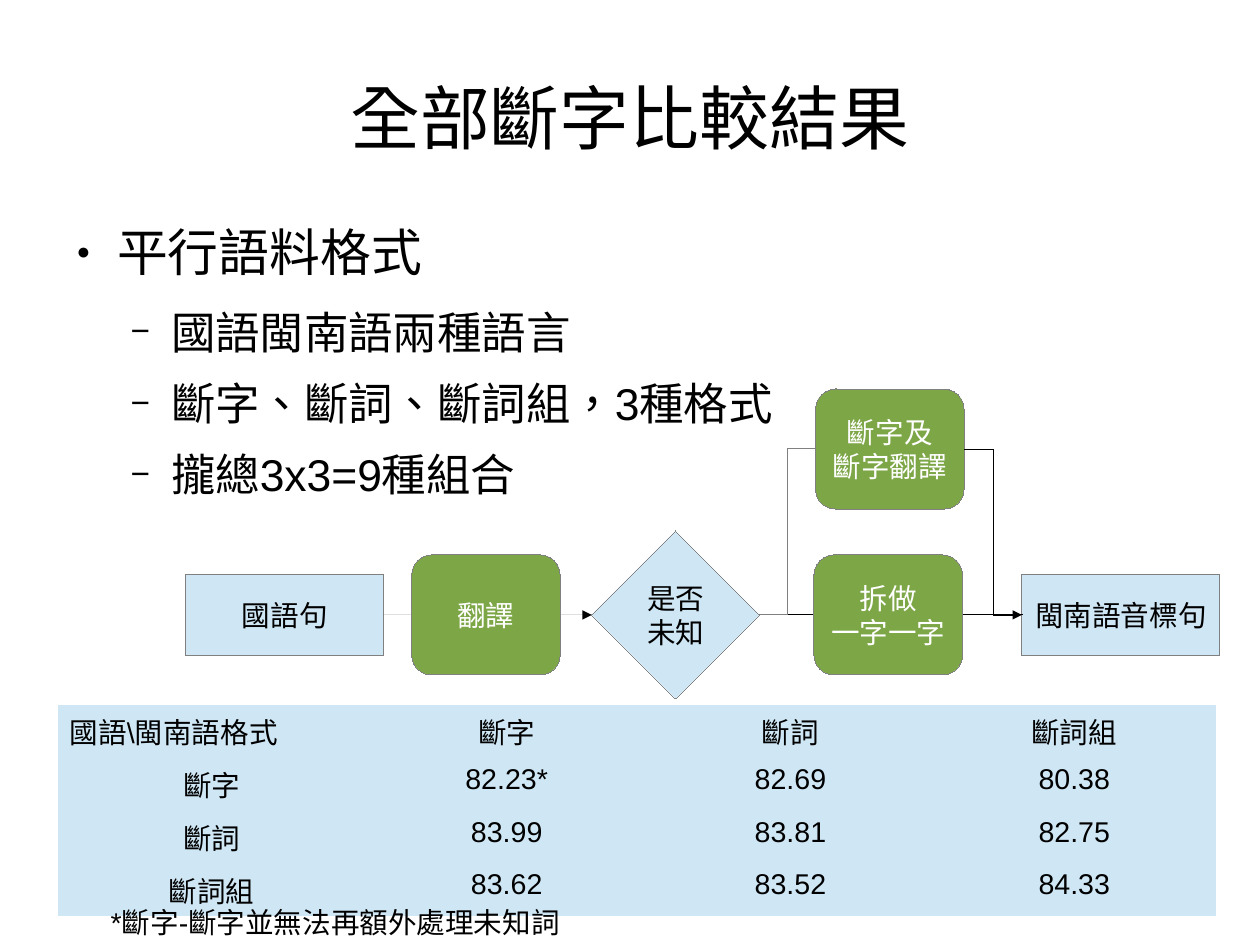
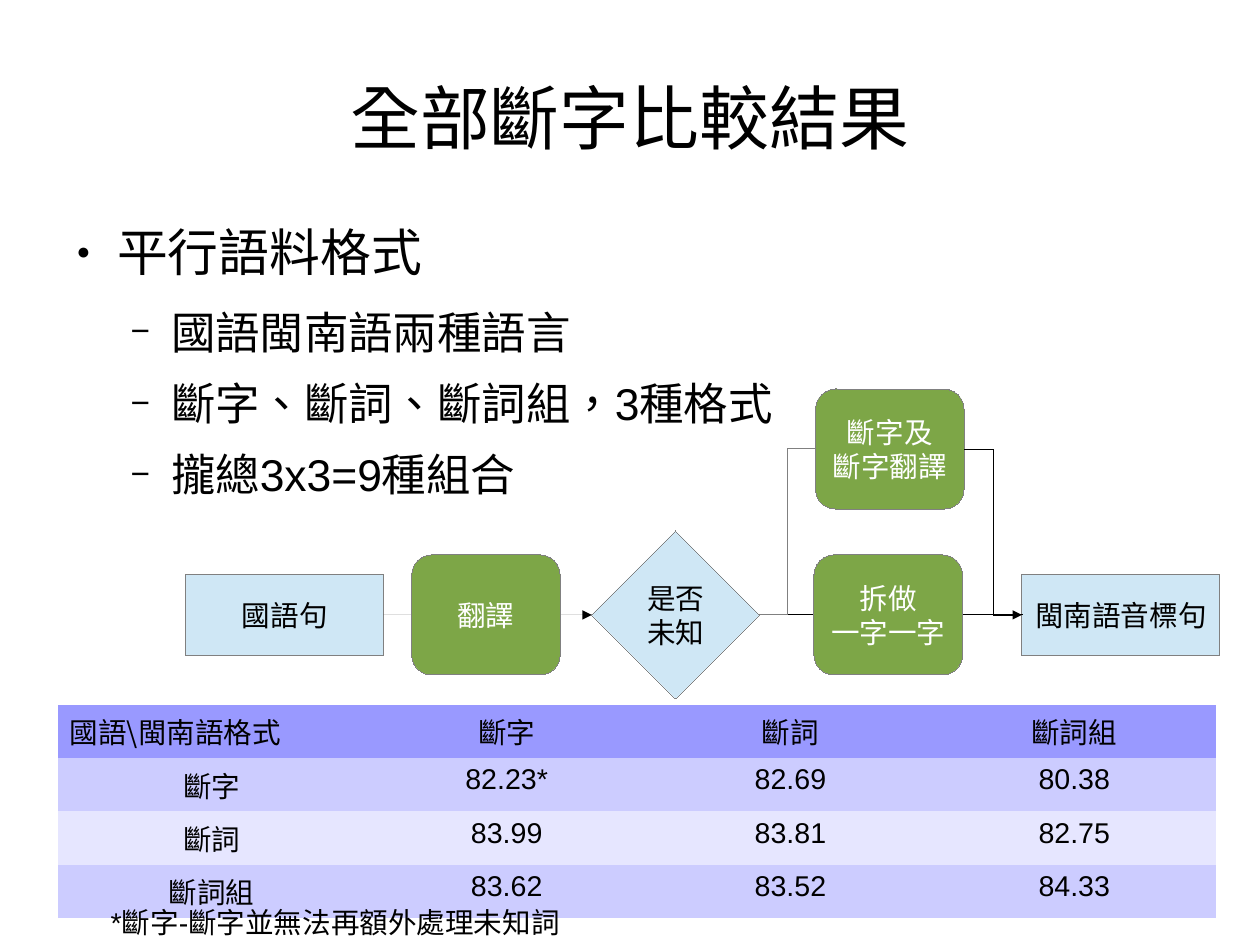
Before and after one commit to sih4sing5hong5/po3-ko3_tau5-iann2-phinn3, a slide deck: slide 12 of 翻譯報告.odp. Drawn at 1260x945 pixels with LibreOffice and Linux fonts; fonts in the diff are those of the drawing. Boxes give left, top, right and bottom in pixels: in the first picture for what was removed or moved away, otherwise in the second. Text is boxed around its words. In the diff, an @@ line names an element or a change of style, - is before the commit and + after.

```diff
--- a/翻譯報告.odp
+++ b/翻譯報告.odp
@@ table at bbox=[58, 705, 1215, 914] @@
@@ fill #CFE7F5 to #9999FF in row 1 @@
@@ fill #CFE7F5 to #CCCCFF in 8 cells @@
@@ fill #CFE7F5 to #E6E6FF in row 3 @@
@@ font Arial to Noto Sans CJK SC in "國語\閩南語格式" @@
```
Also in this commit, not shown: 3 other slides changed.
